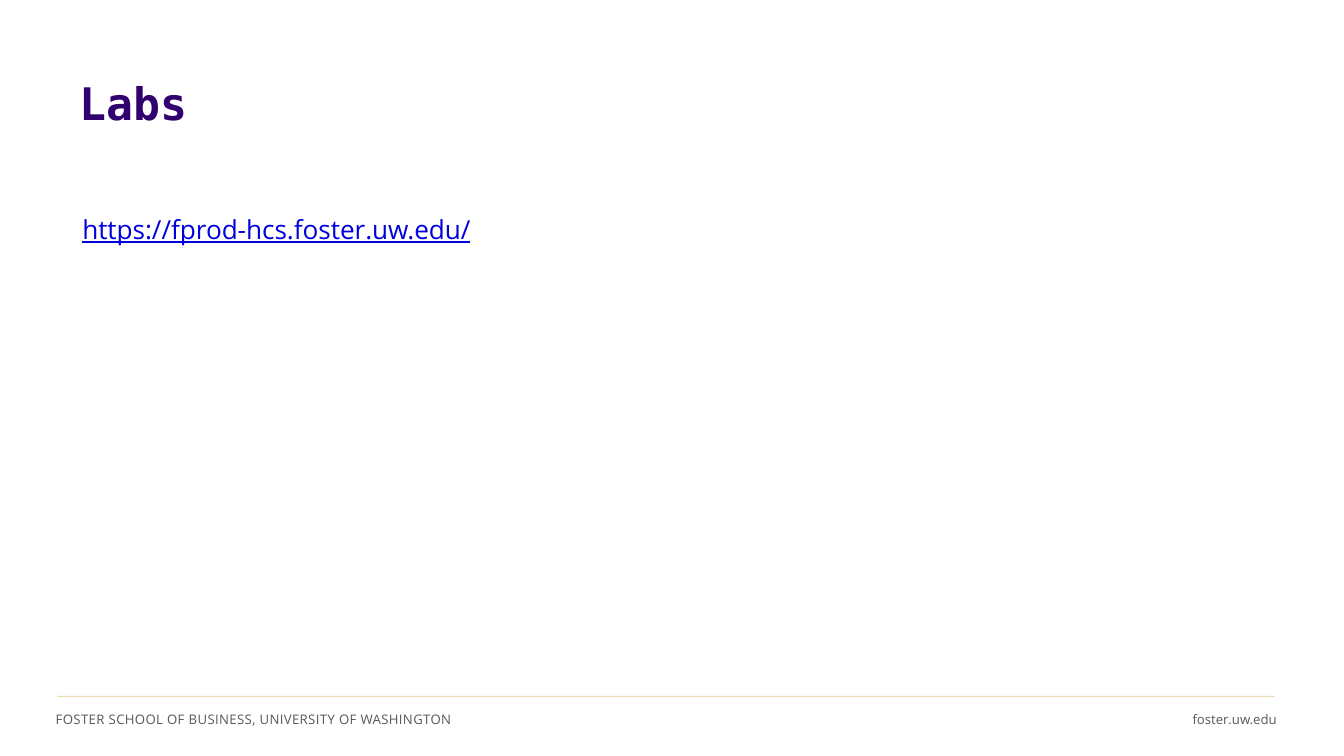
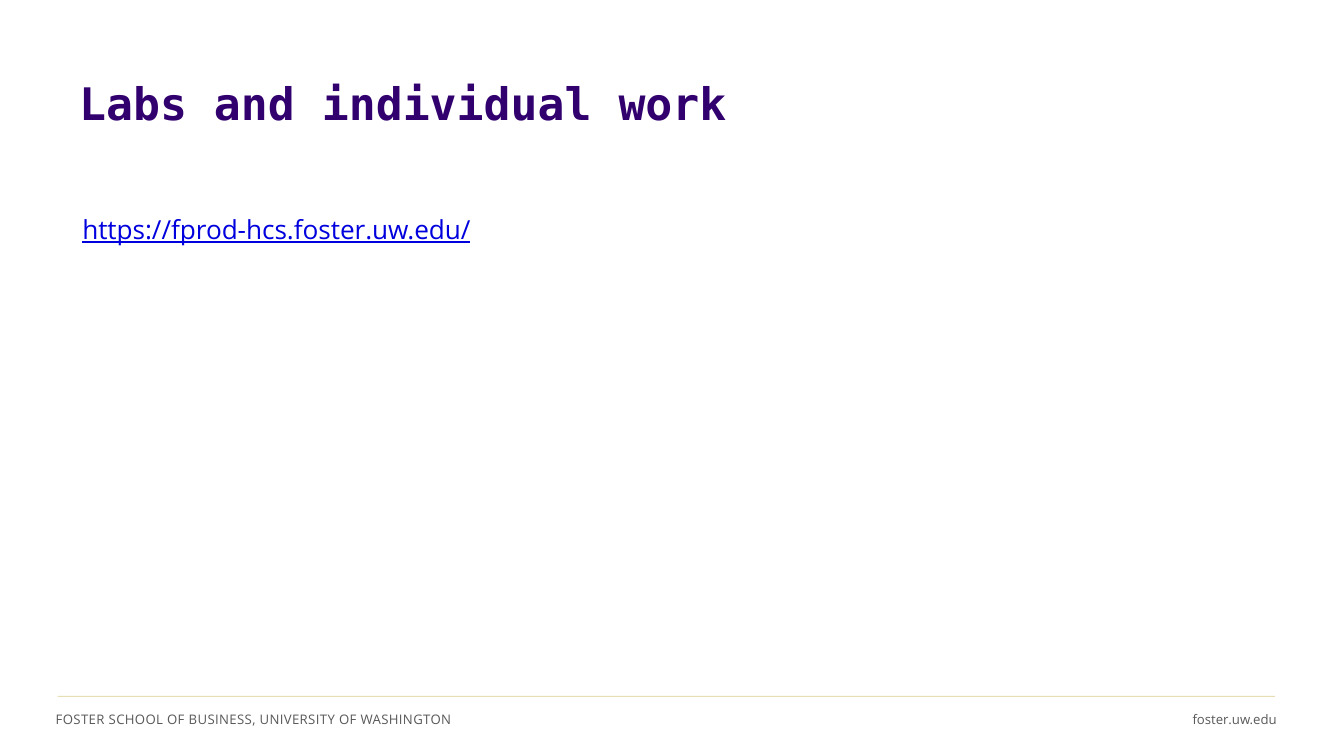
Before and after one commit to ashercurtis/slides.io, a slide deck: slide 9 of ACCTG320/ACCTG320Class13_2026.pptx (slide 6 before the commit). Drawn at 1344x756 pixels with LibreOffice and Linux fonts; fonts in the diff are those of the drawing. Boxes give left, top, right and bottom in pixels: in the first picture for what was removed or moved away, otherwise in the second. Text is boxed around its words. In the diff, an @@ line names an element or a change of style, - is before the commit and + after.

```diff
--- a/ACCTG320/ACCTG320Class13_2026.pptx
+++ b/ACCTG320/ACCTG320Class13_2026.pptx
@@ title at <box>79,84,727,121</box>: text changed @@
-Labs
+Labs and individual work
```
Also in this commit, not shown: 1 other slide changed, 3 slides added.
